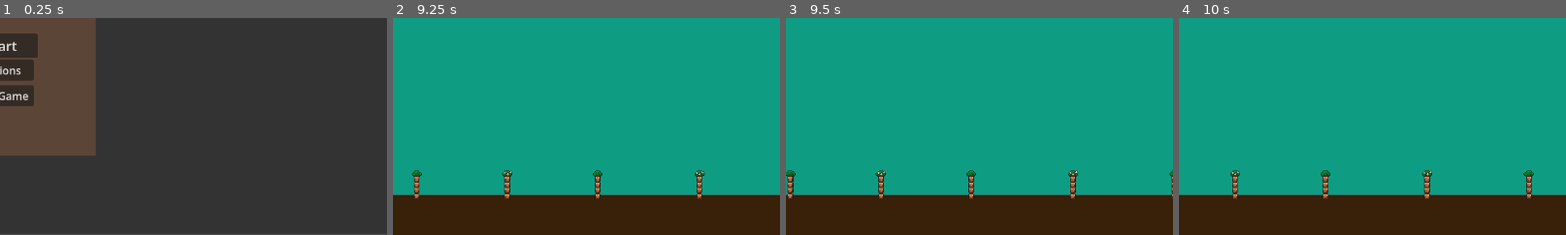
Above: before the commit, frames 1-4 (left to right).
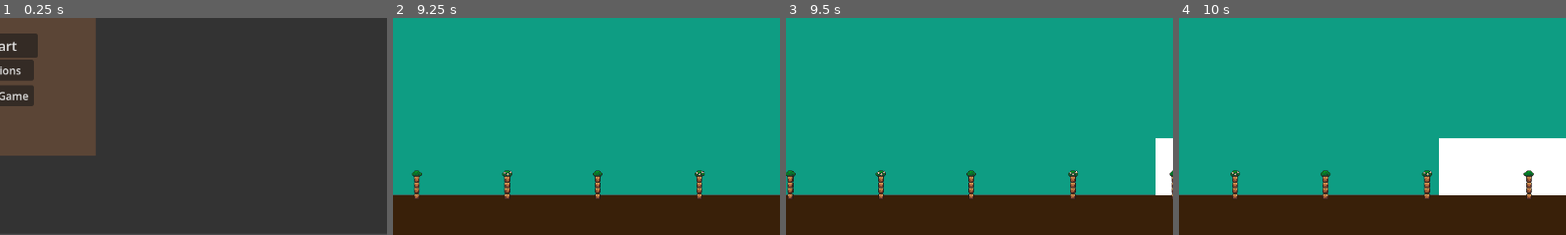
Above: after the commit, the same moments.

Repository: theejackalope/Gamin-the-Jamin
Game: Godot game, scene res://scenes/Menus/main_menu.tscn
Same seed, same stepped clock (60 frames per second), same inputs: the game is played once before the commit and once after it.
Inputs:
- Up to frame 1 (0.25 s): no input
- Up to frame 2 (9.25 s): click "Start" at 0.5 s; tap Enter (ui_accept) at 1.25, 1.52, 2.27, 3.77, 4.52, 5.27, 6.77, 7.52, 8.27 s; hold Right (ui_right) 1.28-2.78 s; hold Left (ui_left) 2.78-3.53 s; hold Right (ui_right) 3.53-5.03 s; hold Left (ui_left) 5.03-5.78 s; hold Right (ui_right) 5.78-6.53 s; hold Left (ui_left) 6.53-8.03 s; hold Right (ui_right) from 8.03 s (still down)
- Up to frame 3 (9.5 s): keep holding Right (ui_right)
- Up to frame 4 (10 s): keep holding Right (ui_right); tap Enter (ui_accept) at 9.77 s
The pictures show only the part of the screen within x 50-100%, y 50-100%; the shares and areas given below are measured in that part.

Frames 1-2 are identical in both runs. In frame 3, 1.2% of the frame differs, in the area x 95-100%, y 55-82%; in frame 4, 8.5%, in the area x 67-100%, y 55-82%.

Commit message:
made car obstacle that moves

Diff:
--- /dev/null
+++ b/Godot/gamin-the-jamin/scenes/Obstacles/car.tscn
@@ -0,0 +1,19 @@
+[gd_scene format=3 uid="uid://chollng1fwfku"]
+
+[ext_resource type="Script" uid="uid://dk8sg2bnc5u7q" path="res://scripts/car.gd" id="1_coay0"]
+
+[sub_resource type="CanvasTexture" id="CanvasTexture_pp47y"]
+
+[sub_resource type="RectangleShape2D" id="RectangleShape2D_coay0"]
+size = Vector2(189, 81)
+
+[node name="Car" type="CharacterBody2D" unique_id=1031484839]
+script = ExtResource("1_coay0")
+
+[node name="Sprite2D" type="Sprite2D" parent="." unique_id=2057530862]
+position = Vector2(2.842171e-14, 5.684342e-14)
+scale = Vector2(189.37502, 81.37501)
+texture = SubResource("CanvasTexture_pp47y")
+
+[node name="CollisionShape2D" type="CollisionShape2D" parent="." unique_id=1939499060]
+shape = SubResource("RectangleShape2D_coay0")
--- a/Godot/gamin-the-jamin/scenes/Yukon(level 1)/level1.tscn
+++ b/Godot/gamin-the-jamin/scenes/Yukon(level 1)/level1.tscn
@@ -10,6 +10,7 @@
 [ext_resource type="PackedScene" uid="uid://crw8mm8fni4ut" path="res://scenes/Pickups/toonie.tscn" id="8_d15pq"]
 [ext_resource type="PackedScene" uid="uid://nhhfplpme8ir" path="res://scenes/Obstacles/sign.tscn" id="9_f3aqk"]
 [ext_resource type="PackedScene" uid="uid://qhggk8jxslcx" path="res://scenes/Menus/finish_line.tscn" id="10_in3m1"]
+[ext_resource type="PackedScene" uid="uid://chollng1fwfku" path="res://scenes/Obstacles/car.tscn" id="11_ec76h"]
 
 [sub_resource type="TileSetAtlasSource" id="TileSetAtlasSource_leeew"]
 texture = ExtResource("1_7vnyn")
@@ -183,7 +184,7 @@
 position = Vector2(59, -16)
 script = ExtResource("6_k8edj")
 
-[node name="Camera2D" type="Camera2D" parent="." unique_id=1801432111]
+[node name="Camera2D" type="Camera2D" parent="." unique_id=1801432111 groups=["camera"]]
 position = Vector2(563, -258)
 zoom = Vector2(1.05, 1.05)
 script = ExtResource("3_20g6e")
@@ -197,5 +198,8 @@
 [node name="sign" parent="." unique_id=94533221 instance=ExtResource("9_f3aqk")]
 position = Vector2(564, -7)
 
+[node name="Car" parent="." unique_id=1031484839 instance=ExtResource("11_ec76h")]
+position = Vector2(2039, -46)
+
 [node name="FinishLine" parent="." unique_id=74945742 instance=ExtResource("10_in3m1")]
-position = Vector2(1109, -328)
+position = Vector2(3078, -302)
--- /dev/null
+++ b/Godot/gamin-the-jamin/scripts/car.gd
@@ -0,0 +1,31 @@
+extends CharacterBody2D
+
+@export var move_speed: float = 200.0
+var camera: Camera2D
+var screen_half_width: float
+var started: bool = false
+var finished: bool = false
+
+func _ready():
+	camera = get_tree().get_first_node_in_group("camera")
+	screen_half_width = get_viewport_rect().size.x / 2
+
+func _physics_process(delta):
+	if finished:
+		return
+
+	# start moving 20px before camera can see it
+	if not started:
+		var camera_right_edge = camera.global_position.x + screen_half_width
+		if camera_right_edge >= global_position.x - 110:  # ← changed
+			started = true
+
+	# move by directly changing position - ignores all collisions
+	if started:
+		global_position.x -= move_speed * delta  # ← changed, plows through everything
+
+		# stop once fully off the left edge of screen
+		var camera_left_edge = camera.global_position.x - screen_half_width
+		if global_position.x < camera_left_edge - 100:
+			finished = true
+			queue_free()
Not shown, added: Godot/gamin-the-jamin/scripts/car.gd.uid
Not shown, changed: Obsidian vault for GTJ/.obsidian/workspace.json
Not shown, changed: Obsidian vault for GTJ/Gamin The Jamin/Tasks/Art Style.md
Not shown, changed: Obsidian vault for GTJ/Gamin The Jamin/ToDo List.md
